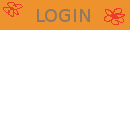
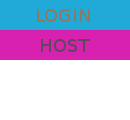
Layer changes from the first 130x120 image to the second:
added layer "HOST" above "Background" over box(41, 39, 90, 52)
painted on "Background" over box(0, 0, 130, 60)
